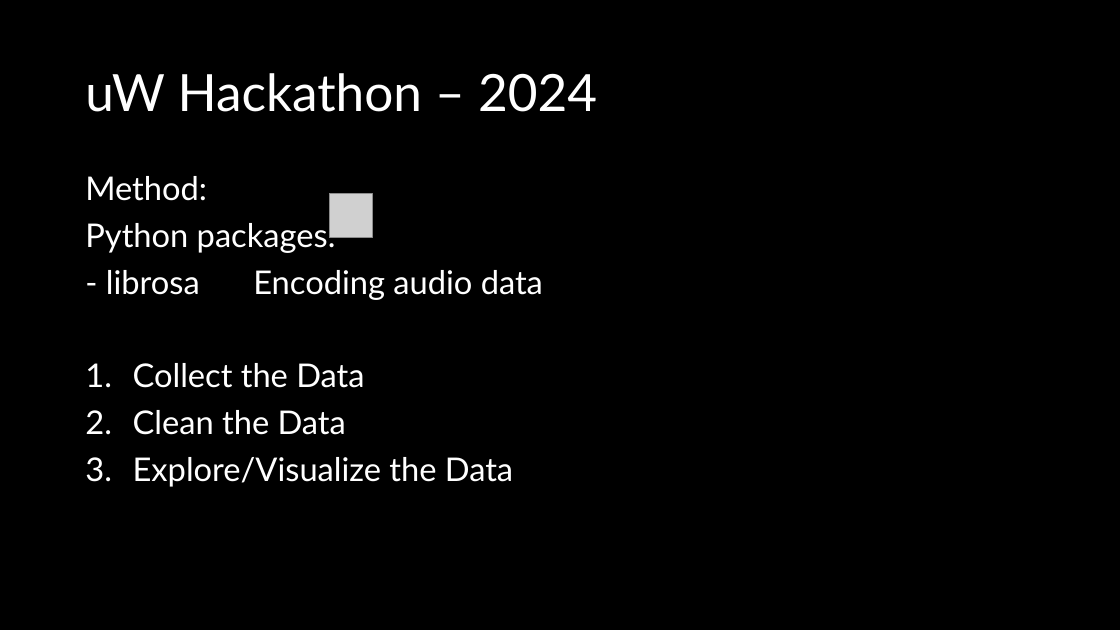
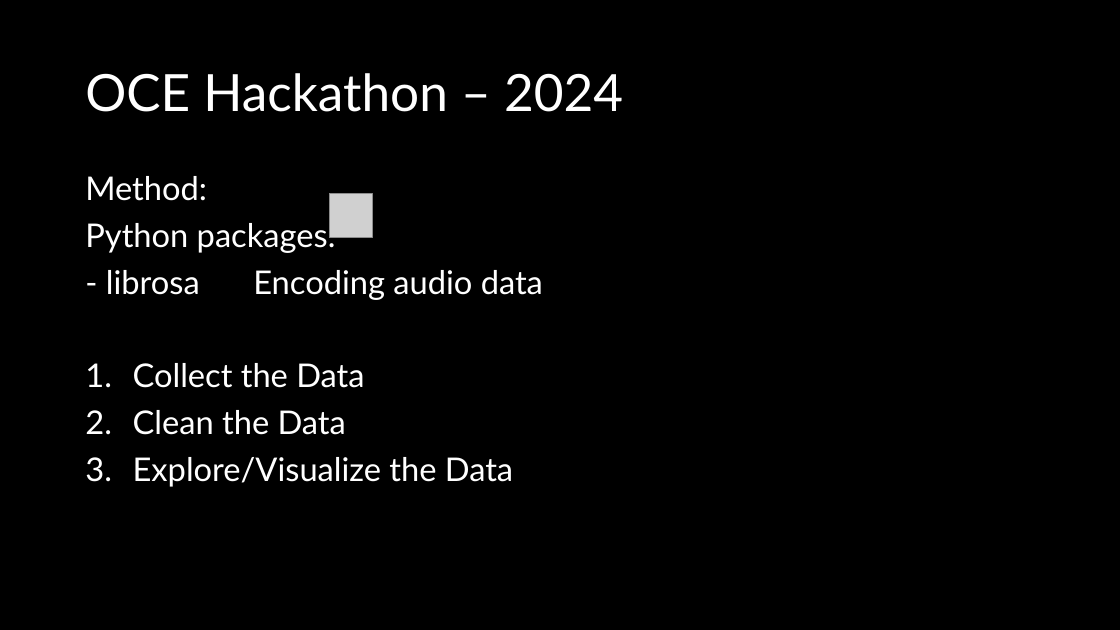
Before and after one commit to PENNET-dev/hackathon-uW-2024, a slide deck: slide 5 of Hackathon Presentation.pptx. Drawn at 1120x630 pixels with LibreOffice and Linux fonts; fonts in the diff are those of the drawing; grey boxes stand for pictures. Boxes give left, top, right and bottom in pixels: in the first picture for what was removed or moved away, otherwise in the second. Text is boxed around its words. In the diff, an @@ line names an element or a change of style, - is before the commit and + after.

Commit message:
title

```diff
--- a/Hackathon Presentation.pptx
+++ b/Hackathon Presentation.pptx
@@ title at <box>85,73,623,112</box>: text changed @@
-uW Hackathon – 2024
+OCE Hackathon – 2024
```
Also in this commit, not shown: 4 other slides changed.
